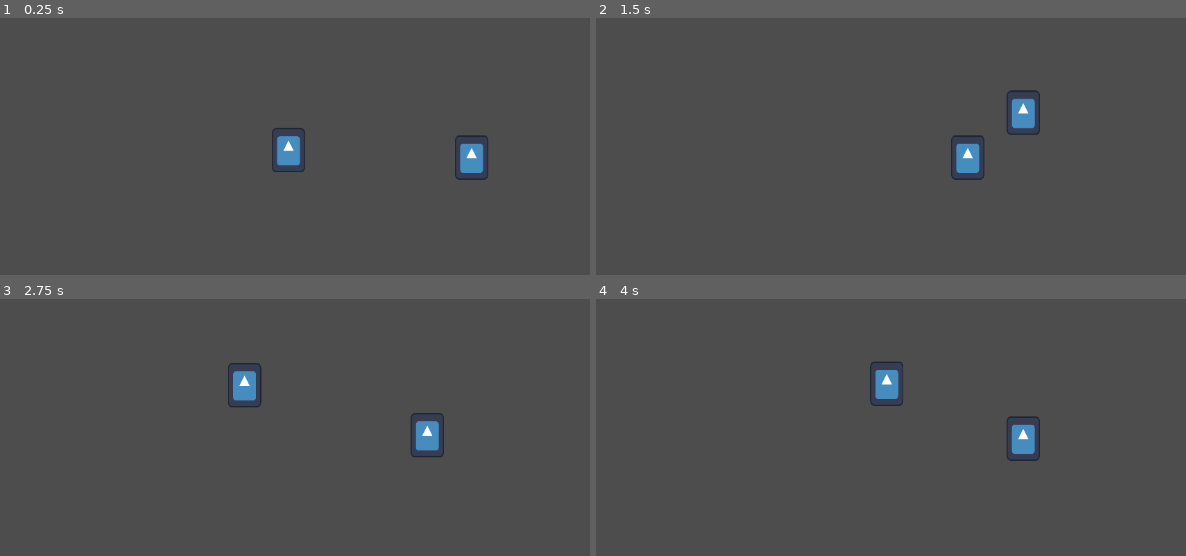
Above: before the commit, frames 1-4 (two rows, left to right).
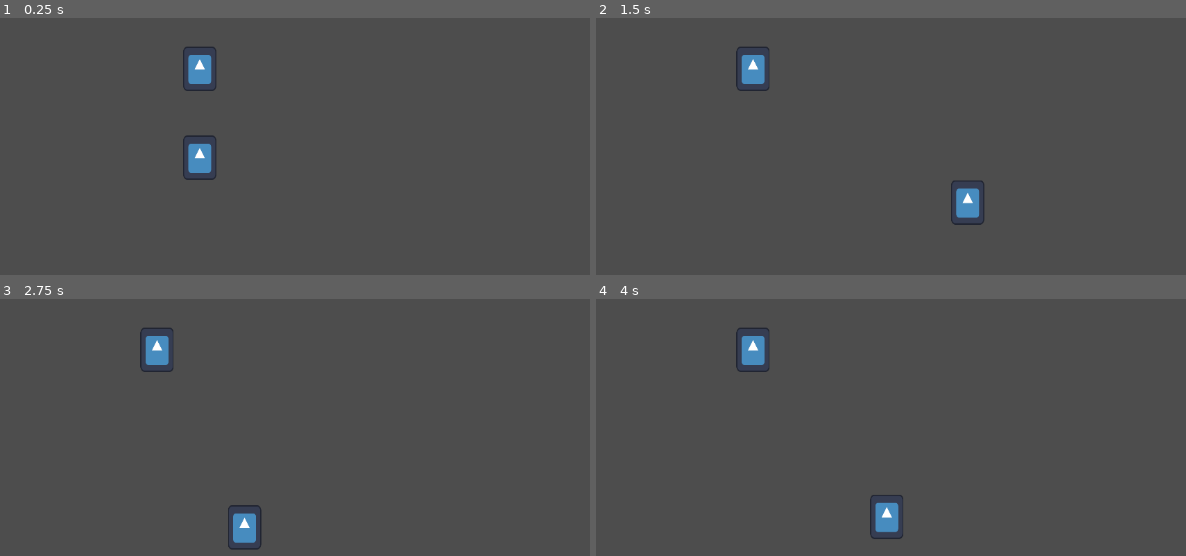
Above: after the commit, the same moments.

Repository: OGrandeSoldador/GirlyJam
Game: Godot game, scene res://Scenes/Main.tscn
Same seed, same stepped clock (60 frames per second), same inputs: the game is played once before the commit and once after it. The engine's default icon, where the game draws it, is replaced by a stand-in: a white triangle on a blue panel in a dark square.
Inputs:
- Up to frame 1 (0.25 s): no input
- Up to frame 2 (1.5 s): hold Q (p1_magnetic_atract) 0.53-1.28 s; hold D (p1_right) from 0.53 s (still down); tap S (p1_chance_polo) at 0.6 s; tap W (p1_jump) at 0.77, 1.07 s; tap Q (p1_magnetic_atract) at 1.35 s
- Up to frame 3 (2.75 s): tap W (p1_jump) at 1.52, 1.82, 2.3 s; tap E (p1_magnetic_repuse) at 1.55 s; release D (p1_right) at 2.03 s; hold A (p1_left) from 2.03 s (still down); hold E (p1_magnetic_repuse) from 2.03 s (still down)
- Up to frame 4 (4 s): release A (p1_left) at 2.78 s; release E (p1_magnetic_repuse) at 2.78 s; hold D (p1_right) from 2.78 s (still down); tap W (p1_jump) at 2.85, 3.02, 3.32, 3.77 s; tap S (p1_chance_polo) at 3.05, 3.6 s; hold Q (p1_magnetic_atract) from 3.53 s (still down)

The runs differ from the first frame. In frame 1, 2.4% of the frame differs, in the area x 31-83%, y 11-64%; in frame 2, 2.4%; in frame 3, 2.3%; in frame 4, 2.4%.

Commit message:
player work well

Diff:
--- a/CaracterOneScripts/character_one.gd
+++ b/CaracterOneScripts/character_one.gd
@@ -25,21 +25,53 @@
 @export var is_attracting: bool = true
 
 #intensity
-#@export var max_intensity = 2.0
-#@export var min_intensity = 0.1
-#@export var n = 2.0
+@export var max_intensity = 5000
+@export var min_intensity = 400
+@export var force_factor = 3
+@export var max_intensity_atract = 5000
+@export var max_intensity_repuse = 10000
+@export var min_intensity_atract = 500
+@export var min_intensity_repuse = 500
+
+
+#aceleration by magnetic
+@export var on_floor_friction = 0.8
+@export var on_air_friction = 1.0
+
+var left = "p1_left"
+var right = "p1_right"
+var jump = "p1_jump"
+var atract = "p1_magnetic_atract"
+var repuse = "p1_magnetic_repuse"
+var polo = "p1_chance_polo"
+
+var change_group_ax = true
+var group = "magnetizable"
+var positive_group = "positive"
+var negative_group = "negative"
+var sigh = 1
 
 func _ready():
-	add_to_group("magnetizable")
+	add_to_group(group)
 
 func inputs_atract_refuse():
-		if Input.is_action_pressed("p1_magnetic_atract") or Input.is_action_pressed("p1_magnetic_repuse"):
+		if Input.is_action_pressed(atract) or Input.is_action_pressed(repuse):
 			is_magnetism_active = true
-		if Input.is_action_just_released("p1_magnetic_atract") or Input.is_action_just_released("p1_magnetic_repuse"):
+		if Input.is_action_just_released(atract) or Input.is_action_just_released(repuse):
 			is_magnetism_active = false
-		if Input.is_action_just_pressed("p1_chance_polo"):
-			is_attracting = !is_attracting
-			print("change polo", is_attracting)
+		if Input.is_action_just_pressed(polo):
+			if change_group_ax:
+				add_to_group(positive_group)
+				remove_from_group(negative_group)
+				change_group_ax = !change_group_ax
+				var groups = get_groups()
+				print(groups)
+			else:
+				add_to_group(negative_group)
+				remove_from_group(positive_group)
+				change_group_ax = !change_group_ax
+				var groups = get_groups()
+				print(groups)
 
 func _process(delta: float) -> void:
 	delta = delta
@@ -55,13 +87,13 @@
 	if is_on_floor():
 		current_gravity_multiplier = normal_gravity_multiplier
 
-	if is_on_floor() and Input.is_action_just_pressed("p1_jump"):
+	if is_on_floor() and Input.is_action_just_pressed(jump):
 		velocity.y = jump_velocity  # Define a velocidade inicial do pulo
 		jump_active = true          # Permite prolongar o pulo enquanto o botão estiver pressionado
 
 # Se o pulo estiver ativo (ou seja, o jogador ainda pode prolongar o pulo)
 	if jump_active:
-		if Input.is_action_pressed("p1_jump"):
+		if Input.is_action_pressed(jump):
 			if velocity.y > max_jump_velocity:
 				velocity.y += jump_acceleration * delta
 				if velocity.y < max_jump_velocity:
@@ -76,9 +108,9 @@
 
 	# Movimento horizontal com aceleração
 	var target_speed = 0
-	if Input.is_action_pressed("p1_right"):
+	if Input.is_action_pressed(right):
 		target_speed = speed
-	elif Input.is_action_pressed("p1_left"):
+	elif Input.is_action_pressed(left):
 		target_speed = -speed
 
 	velocity.x = move_toward(velocity.x, target_speed, acceleration * delta)
@@ -88,7 +120,7 @@
 		velocity.x = move_toward(velocity.x, 0, friction * delta)
 
 	# Pular se estiver no chão
-	if is_on_floor() and Input.is_action_just_pressed("p1_jump"):
+	if is_on_floor() and Input.is_action_just_pressed(jump):
 		velocity.y = jump_velocity
 
 	if not is_on_floor():
@@ -100,7 +132,7 @@
 	move_and_slide()
 
 func calc_magnetic_distance(delta):
-	var objects = get_tree().get_nodes_in_group("magnetizable")
+	var objects = get_tree().get_nodes_in_group(group)
 	for obj in objects:
 		if obj == self:
 			continue  # Ignora a si mesmo
@@ -119,13 +151,14 @@
 		distance = distance / 10000
 		var intensity = 1.0 / (distance * distance)
 		#print("| Distância:", distance, "| Intensidade:", intensity)
-		return intensity
+
+		return clamp(intensity,min_intensity,max_intensity)
 
 func apply_force_to_object(obj, _distance, intensity, delta):
 	var direction = (obj.position - position).normalized()
 
 	# Calcula a força final
-	var force = (direction / 3) * intensity * force_strength
+	var force = (direction / force_factor) * intensity * force_strength
 	print("DEBUG:", obj.name, "| Força Aplicada:", force)
 
 	# Se for um CharacterBody2D
@@ -135,12 +168,27 @@
 
 		# Diferencia o efeito no chão e no ar
 		if obj.is_on_floor():
-			_acceleration *= 0.8  # Reduz efeito no chão (atrito)
+			_acceleration *= on_floor_friction # Reduz efeito no chão (atrito)
 		else:
-			_acceleration *= 1.0  # Aumenta efeito no ar
+			_acceleration *= on_air_friction  # Aumenta efeito no ar
 
-		obj.velocity = obj.velocity - (_acceleration + Vector2(0, gravity * delta))
-		print("DEBUG: Nova velocidade de", obj.name, ":", obj.velocity)
+
+		if obj.is_in_group(positive_group) and is_in_group(positive_group) or obj.is_in_group(negative_group) and is_in_group(negative_group):
+			sigh = 1
+			max_intensity = max_intensity_repuse
+			min_intensity = min_intensity_repuse
+			obj.velocity = obj.velocity + (_acceleration) * sigh
+			print("DEBUG: Nova velocidade de", obj.name, ":", obj.velocity)
+		else:
+			sigh = -1
+			max_intensity = max_intensity_repuse
+			min_intensity = min_intensity_atract
+			obj.velocity = obj.velocity + (_acceleration) * sigh
+			print("DEBUG: Nova velocidade de", obj.name, ":", obj.velocity)
+
+
+		#obj.velocity = obj.velocity + (_acceleration) * sigh
+		#print("DEBUG: Nova velocidade de", obj.name, ":", obj.velocity)
 
 	# Se for um RigidBody2D
 	elif obj is RigidBody2D:
--- a/CaracterOneScripts/character_two.gd
+++ b/CaracterOneScripts/character_two.gd
@@ -31,6 +31,7 @@
 
 func _ready():
 	add_to_group("magnetizable")
+	add_to_group("positive")
 
 func inputs_atract_refuse():
 		if Input.is_action_pressed("p2_magnetic_atract") or Input.is_action_pressed("p2_magnetic_repuse"):
--- /dev/null
+++ b/Map_1/Map1Main.gd
@@ -0,0 +1,4 @@
+extends StaticBody2D
+
+func _ready() -> void:
+	pass
--- /dev/null
+++ b/Map_1/RigidsBody/rigid_body_2d.gd
@@ -0,0 +1 @@
+extends RigidBody2D
--- a/Scenes/Main.tscn
+++ b/Scenes/Main.tscn
@@ -1,9 +1,10 @@
-[gd_scene load_steps=11 format=3 uid="uid://cldhyfu75465a"]
+[gd_scene load_steps=18 format=3 uid="uid://cldhyfu75465a"]
 
 [ext_resource type="Script" uid="uid://bs8df4hc7lhjm" path="res://CaracterOneScripts/character_one.gd" id="1_idj7w"]
 [ext_resource type="Texture2D" uid="uid://dfx5voxhktxf7" path="res://icon.svg" id="1_r150o"]
 [ext_resource type="Script" uid="uid://bev2u3iikbqqi" path="res://CaracterOneScripts/character_two.gd" id="3_kln2b"]
-[ext_resource type="Script" uid="uid://cbglnagchtegy" path="res://player.gd" id="4_rgh2o"]
+[ext_resource type="Script" uid="uid://c6sq88o81f6o5" path="res://Map_1/Map1Main.gd" id="4_rgh2o"]
+[ext_resource type="Script" uid="uid://cwxrc38dnvru2" path="res://Map_1/RigidsBody/rigid_body_2d.gd" id="5_pbw6q"]
 
 [sub_resource type="RectangleShape2D" id="RectangleShape2D_pbw6q"]
 size = Vector2(47.9998, 64.0001)
@@ -12,42 +13,57 @@
 size = Vector2(48, 64)
 
 [sub_resource type="RectangleShape2D" id="RectangleShape2D_jw32o"]
-size = Vector2(64, 64)
+size = Vector2(1152.5, 64)
+
+[sub_resource type="RectangleShape2D" id="RectangleShape2D_50glp"]
+size = Vector2(32, 64)
 
 [sub_resource type="RectangleShape2D" id="RectangleShape2D_rgh2o"]
-size = Vector2(464, 32)
+size = Vector2(416, 32)
+
+[sub_resource type="RectangleShape2D" id="RectangleShape2D_vy5pj"]
+size = Vector2(32, 512)
+
+[sub_resource type="RectangleShape2D" id="RectangleShape2D_kln2b"]
+size = Vector2(32, 256)
 
 [sub_resource type="RectangleShape2D" id="RectangleShape2D_idj7w"]
-size = Vector2(1280, 192)
+size = Vector2(1152, 64)
 
-[sub_resource type="RectangleShape2D" id="RectangleShape2D_kln2b"]
-size = Vector2(32, 448)
+[sub_resource type="RectangleShape2D" id="RectangleShape2D_bmxlf"]
+size = Vector2(416, 32)
+
+[sub_resource type="RectangleShape2D" id="RectangleShape2D_4kpch"]
+size = Vector2(192, 32)
+
+[sub_resource type="RectangleShape2D" id="RectangleShape2D_grg3l"]
+size = Vector2(528, 32)
+
+[sub_resource type="RectangleShape2D" id="RectangleShape2D_frkhe"]
+size = Vector2(33, 32)
 
 [node name="Main" type="Node2D"]
 metadata/_edit_lock_ = true
 
 [node name="CharacterOne" type="CharacterBody2D" parent="."]
 z_index = 5
-position = Vector2(440, 368)
+position = Vector2(288, 416)
 collision_mask = 2
 script = ExtResource("1_idj7w")
 metadata/_edit_group_ = true
 
 [node name="Sprite" type="Sprite2D" parent="CharacterOne"]
 z_index = 5
-position = Vector2(-24, -16)
 scale = Vector2(0.375, 0.5)
 texture = ExtResource("1_r150o")
-metadata/_edit_group_ = true
 
 [node name="Hit_Box" type="CollisionShape2D" parent="CharacterOne"]
 z_index = 5
-position = Vector2(-24, -16)
 rotation = 3.14159
 shape = SubResource("RectangleShape2D_pbw6q")
 
 [node name="CharacterTwo" type="CharacterBody2D" parent="."]
-position = Vector2(680, 368)
+position = Vector2(288, 280)
 collision_mask = 2
 script = ExtResource("3_kln2b")
 metadata/_edit_group_ = true
@@ -59,47 +75,65 @@
 [node name="Hit_Box" type="CollisionShape2D" parent="CharacterTwo"]
 shape = SubResource("RectangleShape2D_v1gob")
 
-[node name="Player" type="CharacterBody2D" parent="."]
-collision_mask = 2
-script = ExtResource("4_rgh2o")
-metadata/_custom_type_script = "uid://bs8df4hc7lhjm"
-
-[node name="teste" type="CollisionShape2D" parent="Player"]
-position = Vector2(224, 288)
-shape = SubResource("RectangleShape2D_jw32o")
-
 [node name="StaticColisions" type="StaticBody2D" parent="."]
 z_index = 4
 collision_layer = 2
-metadata/_edit_lock_ = true
+script = ExtResource("4_rgh2o")
 
-[node name="CollisionShape2D" type="CollisionShape2D" parent="StaticColisions"]
+[node name="Ceiling" type="CollisionShape2D" parent="StaticColisions"]
+position = Vector2(576, 32)
+shape = SubResource("RectangleShape2D_jw32o")
+
+[node name="plataform_B" type="CollisionShape2D" parent="StaticColisions"]
+position = Vector2(576, 288)
+shape = SubResource("RectangleShape2D_50glp")
+
+[node name="plataform_A" type="CollisionShape2D" parent="StaticColisions"]
 z_index = 4
-position = Vector2(968, 336)
+position = Vector2(912, 464)
 shape = SubResource("RectangleShape2D_rgh2o")
+
+[node name="Wall_R" type="CollisionShape2D" parent="StaticColisions"]
+position = Vector2(1136, 320)
+shape = SubResource("RectangleShape2D_vy5pj")
+
+[node name="Wall_L" type="CollisionShape2D" parent="StaticColisions"]
+position = Vector2(16, 320)
+shape = SubResource("RectangleShape2D_vy5pj")
+
+[node name="Wall" type="CollisionShape2D" parent="StaticColisions"]
+z_index = 4
+position = Vector2(576, 448)
+shape = SubResource("RectangleShape2D_kln2b")
 
 [node name="Ground" type="CollisionShape2D" parent="StaticColisions"]
 z_index = 4
-position = Vector2(576, 544)
+position = Vector2(576, 608)
 shape = SubResource("RectangleShape2D_idj7w")
-metadata/_edit_lock_ = true
 
-[node name="Wall3" type="CollisionShape2D" parent="StaticColisions"]
-z_index = 4
-position = Vector2(-64, 224)
-shape = SubResource("RectangleShape2D_kln2b")
+[node name="Plataform_C" type="CollisionShape2D" parent="StaticColisions"]
+position = Vector2(912, 272)
+shape = SubResource("RectangleShape2D_bmxlf")
 
-[node name="Wall2" type="CollisionShape2D" parent="StaticColisions"]
-z_index = 4
-position = Vector2(1216, 224)
-shape = SubResource("RectangleShape2D_kln2b")
+[node name="Plataform_D2" type="CollisionShape2D" parent="StaticColisions"]
+position = Vector2(288, 464)
+shape = SubResource("RectangleShape2D_4kpch")
 
-[node name="Wall" type="CollisionShape2D" parent="StaticColisions"]
-z_index = 4
-position = Vector2(576, 224)
-shape = SubResource("RectangleShape2D_kln2b")
-metadata/_edit_lock_ = true
+[node name="Plataform_D" type="CollisionShape2D" parent="StaticColisions"]
+position = Vector2(288, 208)
+shape = SubResource("RectangleShape2D_4kpch")
+
+[node name="CollisionShape2D" type="CollisionShape2D" parent="StaticColisions"]
+position = Vector2(296, 336)
+shape = SubResource("RectangleShape2D_grg3l")
 
 [node name="TileMap" type="TileMapLayer" parent="."]
 z_index = 3
 metadata/_edit_lock_ = true
+
+[node name="RigidBody2D" type="RigidBody2D" parent="."]
+script = ExtResource("5_pbw6q")
+
+[node name="CollisionShape2D" type="CollisionShape2D" parent="RigidBody2D"]
+position = Vector2(896, 240)
+shape = SubResource("RectangleShape2D_frkhe")
--- a/player.gd
+++ /dev/null
@@ -1 +0,0 @@
-extends Player
--- a/project.godot
+++ b/project.godot
@@ -22,7 +22,9 @@
 
 [global_group]
 
-magnetizable="can be affected by magnetic effects"
+magnetizable=""
+positive="who's positive"
+negative="who's negative"
 
 [input]
 
Not shown, added: Map_1/Map1Main.gd.uid
Not shown, added: Map_1/RigidsBody/rigid_body_2d.gd.uid
Not shown, removed: player.gd.uid
